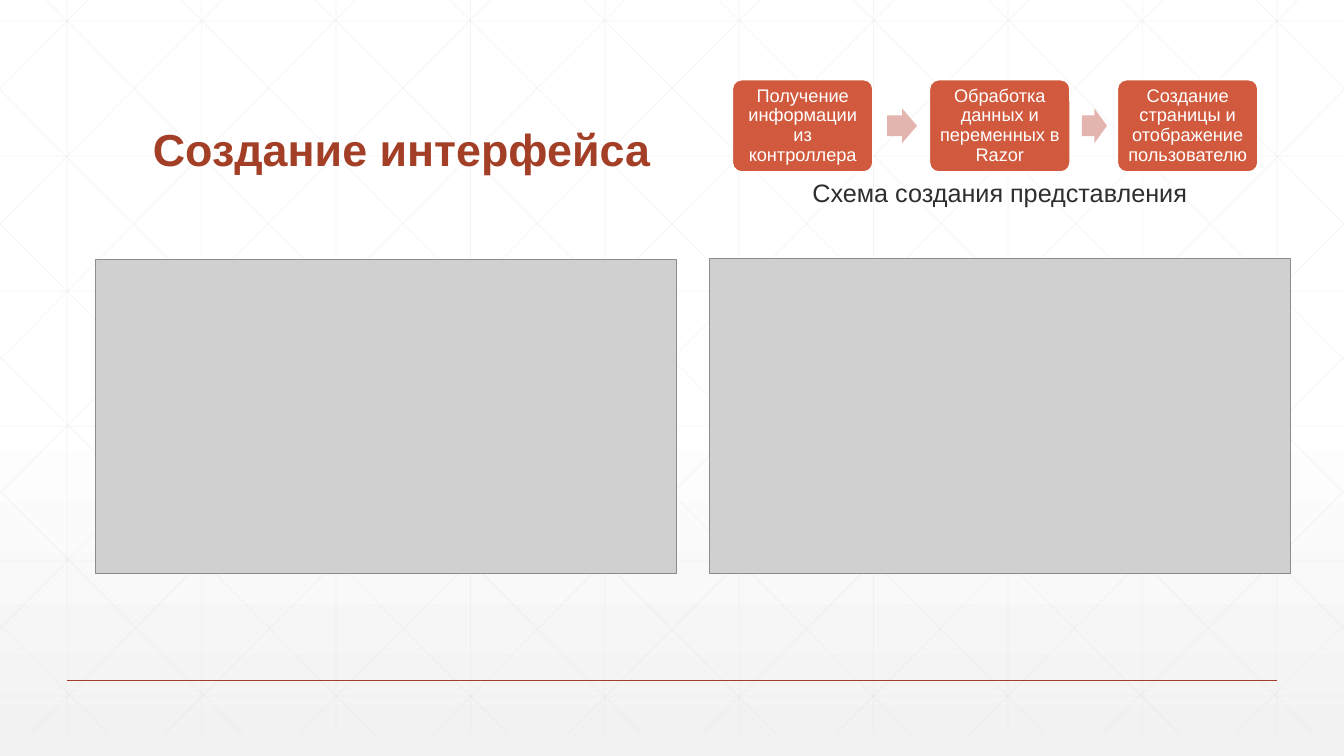
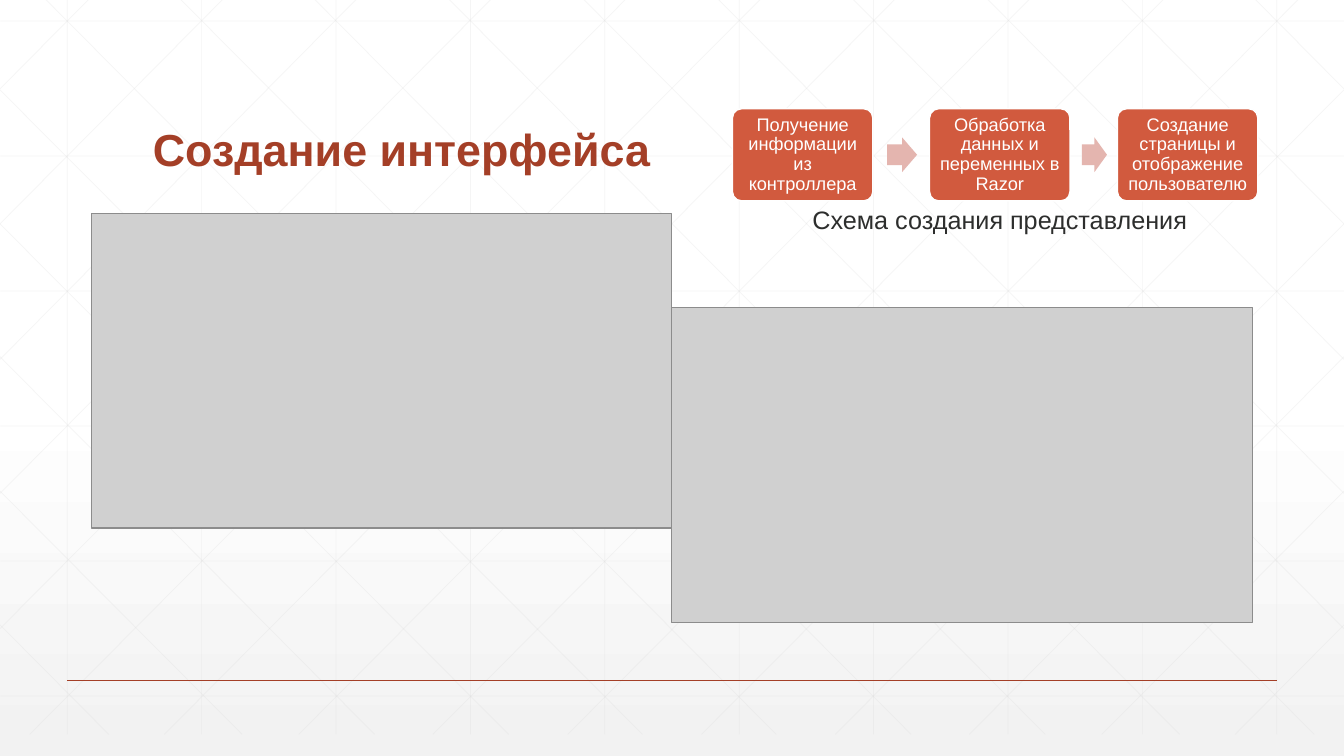
Before and after one commit to DanilaShushkanov/Site22, a slide deck: slide 12 of Диплом_през.pptx (slide 11 before the commit). Drawn at 1344x756 pixels with LibreOffice and Linux fonts; fonts in the diff are those of the drawing; grey boxes stand for pictures. Boxes give left, top, right and bottom in pixels: in the first picture for what was removed or moved away, otherwise in the second. Text is boxed around its words. In the diff, an @@ line names an element or a change of style, - is before the commit and + after.

```diff
--- a/Диплом_през.pptx
+++ b/Диплом_през.pptx
@@ 4 texts, 3 rounded rectangles, 2 right arrows: place and size @@
-4 texts, 3 rounded rectangles, 2 right arrows at [733, 80, 1258, 208]
+4 texts, 3 rounded rectangles, 2 right arrows at [733, 109, 1258, 235]
@@ picture: place and size @@
-picture at [96, 259, 677, 574]
+picture at [92, 214, 673, 528]
@@ picture: place and size @@
-picture at [710, 259, 1291, 574]
+picture at [673, 308, 1253, 622]
```
Also in this commit, not shown: 1 other slide changed, 2 slides added, 6 other files.
